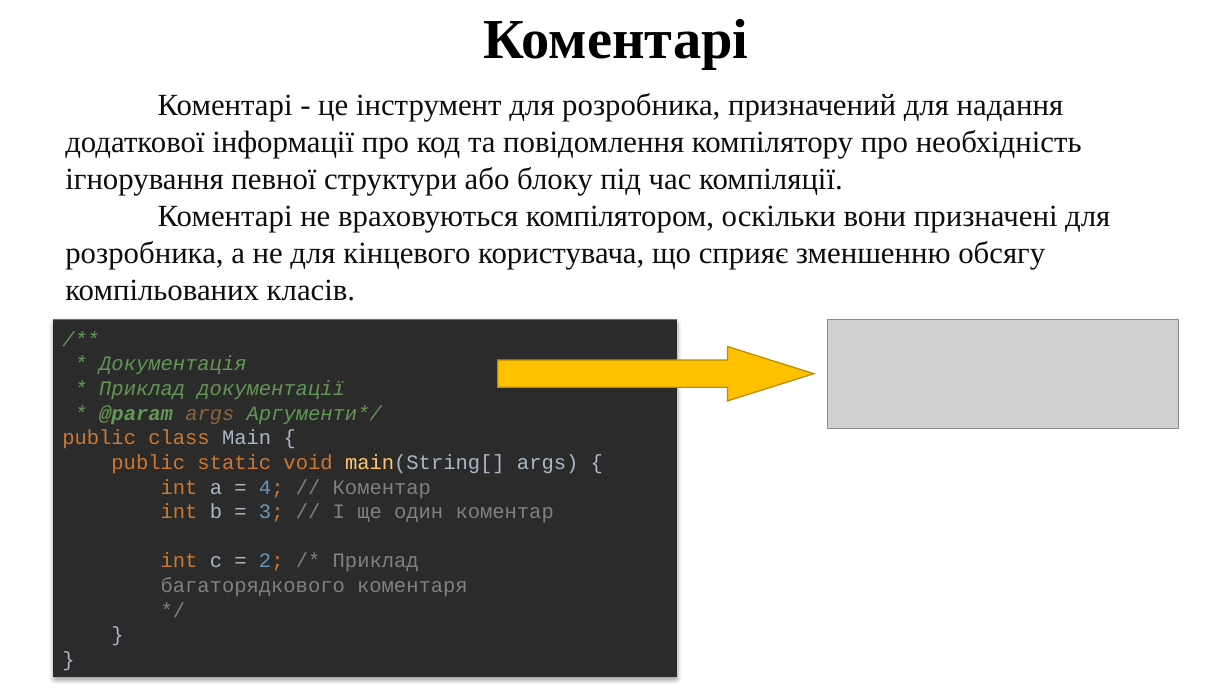
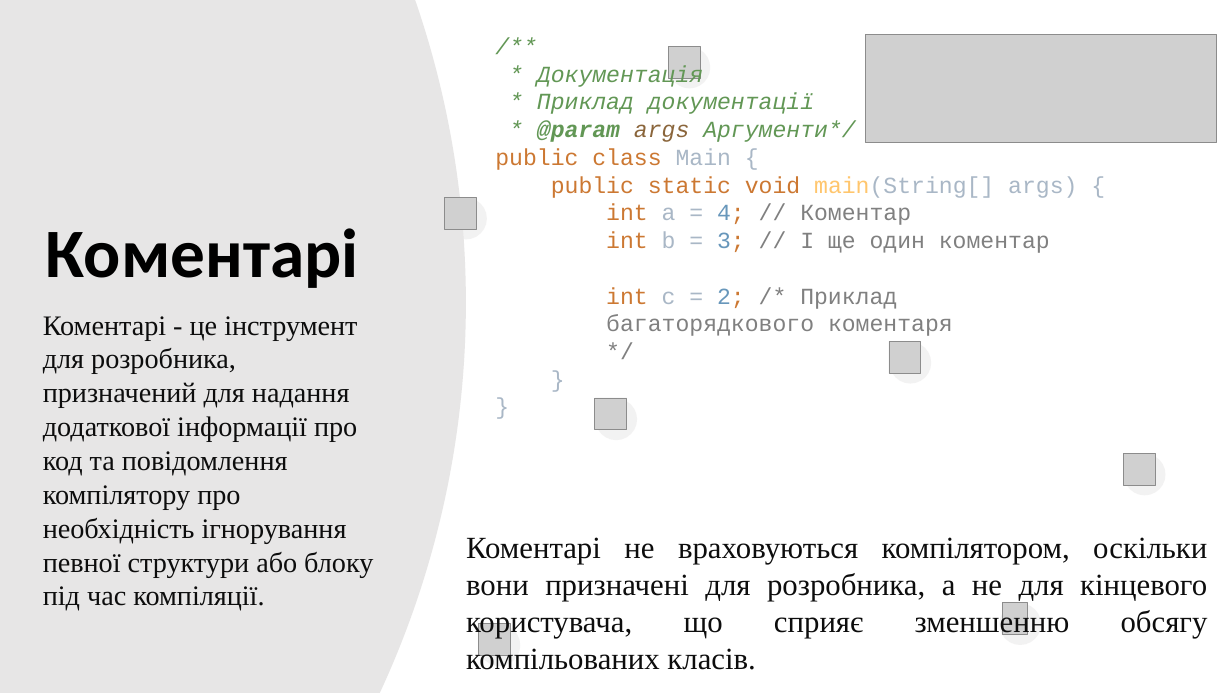
Before and after one commit to arg3ntuum/JavaCourse, a slide deck: slide 11 of Java Урок 2 Змінні. Перетворення типів. БО.pptx. Drawn at 1232x693 pixels with LibreOffice and Linux fonts; fonts in the diff are those of the drawing; grey boxes stand for pictures. Boxes give left, top, right and bottom in pixels: in the first picture for what was removed or moved away, otherwise in the second. Text is boxed around its words. In the diff, an @@ line names an element or a change of style, - is before the commit and + after.

Commit message:
Re designed 2 theme.

```diff
--- a/Java Урок 2 Змінні. Перетворення типів. БО.pptx
+++ b/Java Урок 2 Змінні. Перетворення типів. БО.pptx
@@ ellipse added at <box>0,0,466,693</box>, fill #E7E6E6 @@
@@ text "/** * Документація * Приклад ...": place and size @@
-text "/** * Документація * Приклад ..." at <box>53,320,677,677</box>
+text "/** * Документація * Приклад ..." at <box>495,65,1077,336</box>
@@ text "/** * Документація * Приклад ..." at <box>495,65,1077,336</box>: size 16 to 18 pt; vertical alignment middle to top; fill #2B2B2B to none; shadow off @@
@@ ellipse added at <box>668,47,710,89</box>, fill #E7E6E6 at 50% opacity @@
@@ picture added at <box>668,46,701,79</box> @@
@@ picture: place and size @@
-picture at <box>828,320,1179,429</box>
+picture at <box>866,34,1217,143</box>
@@ text at <box>65,205,1110,301</box>: paragraph removed @@
-Коментарі не враховуються компілятором, оскільки вони призначені для розробника, а не для кінцевого користувача, що сприяє зменшенню обсягу компільованих класів.
@@ ellipse added at <box>445,198,487,239</box>, fill #E7E6E6 at 50% opacity @@
@@ picture added at <box>445,197,477,229</box> @@
@@ text "Коментарі": place and size @@
-text "Коментарі" at <box>483,19,748,69</box>
+text "Коментарі" at <box>46,228,359,288</box>
@@ text "Коментарі" at <box>46,228,359,288</box>: size 44 to 54 pt, font Times New Roman to Calibri; alignment centre to left; line spacing 0.9 to 0.95; vertical alignment middle to bottom @@
@@ text "Коментарі - це інструмент для ...": place and size @@
-text "Коментарі - це інструмент для ..." at <box>65,93,1110,301</box>
+text "Коментарі - це інструмент для ..." at <box>43,316,373,611</box>
@@ text "Коментарі - це інструмент для ..." at <box>43,316,373,611</box>: size 24 to 22 pt @@
@@ right arrow removed at <box>498,347,814,401</box> @@
@@ picture added at <box>889,342,921,374</box> @@
@@ ellipse added at <box>890,342,932,384</box>, fill #E7E6E6 at 50% opacity @@
@@ ellipse added at <box>595,398,637,440</box>, fill #E7E6E6 at 50% opacity @@
@@ picture added at <box>595,398,628,431</box> @@
@@ ellipse added at <box>1124,454,1165,495</box>, fill #E7E6E6 at 50% opacity @@
@@ picture added at <box>1124,453,1156,485</box> @@
@@ text added at <box>466,537,1208,670</box>, 24 pt, text #0D0D0D @@
+Коментарі не враховуються компілятором, оскільки вони призначені для розробника, а не для кінцевого користувача, що сприяє зменшенню обсягу компільованих класів.
@@ picture added at <box>478,624,510,656</box> @@
@@ ellipse added at <box>479,625,520,666</box>, fill #E7E6E6 at 50% opacity @@
@@ ellipse added at <box>1000,604,1042,645</box>, fill #E7E6E6 at 50% opacity @@
@@ picture added at <box>1003,603,1029,635</box> @@
```
Also in this commit, not shown: 18 other slides changed, 2 slides added, 3 slides removed.
